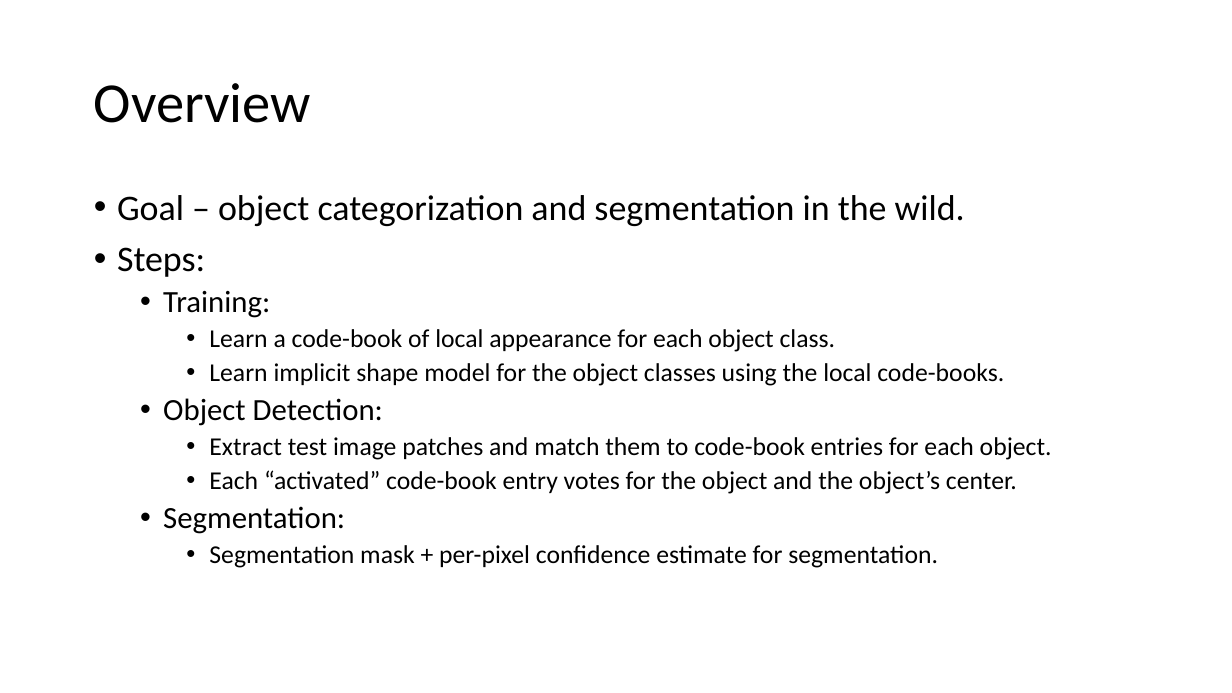
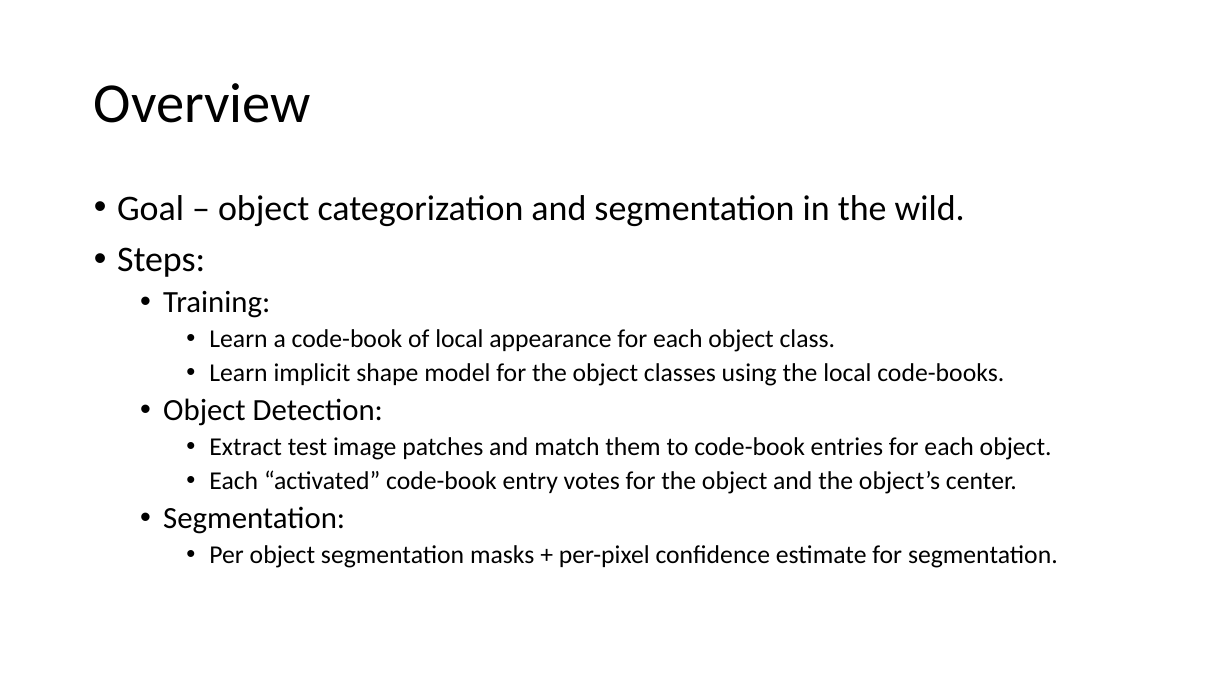
Before and after one commit to indivisibleatom/lectureNotes, a slide deck: slide 3 of sources/Leibe_Categorize_Segment.pptx. Drawn at 1232x693 pixels with LibreOffice and Linux fonts; fonts in the diff are those of the drawing. Boxes give left, top, right and bottom in pixels: in the first picture for what was removed or moved away, otherwise in the second. Text is boxed around its words. In the diff, an @@ line names an element or a change of style, - is before the commit and + after.

```diff
--- a/sources/Leibe_Categorize_Segment.pptx
+++ b/sources/Leibe_Categorize_Segment.pptx
@@ text at (209,545,1058,568): text changed @@
-    • Segmentation mask + per-pixel confidence estimate for segmentation.
+    • Per object segmentation masks + per-pixel confidence estimate for segmentation.
```
Also in this commit, not shown: 3 other slides changed, 3 slides added, 1 other file.
